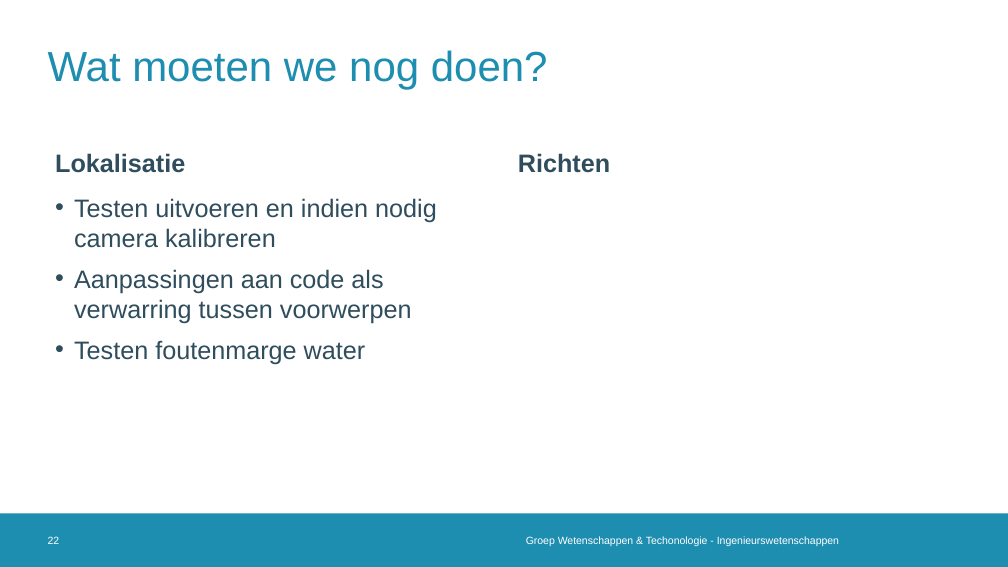
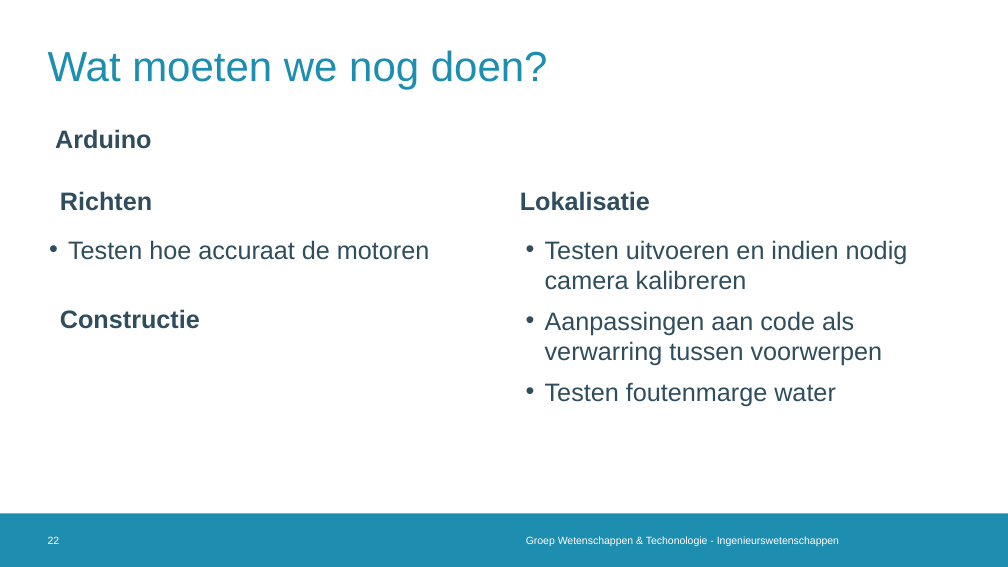
Before and after one commit to 2023-2022-KULAK-IW/2022_2023_Probleemoplossen_en_Ontwerpen_2, a slide deck: slide 22 of Tussentijdse Presentatie .pptx. Drawn at 1008x567 pixels with LibreOffice and Linux fonts; fonts in the diff are those of the drawing; background and template pictures are left out. Boxes give left, top, right and bottom in pixels: in the first picture for what was removed or moved away, otherwise in the second. Text is boxed around its words. In the diff, an @@ line names an element or a change of style, - is before the commit and + after.

Commit message:
aanpassing van mijn slides

```diff
--- a/Tussentijdse Presentatie .pptx
+++ b/Tussentijdse Presentatie .pptx
@@ text added at (x1=55, y1=129, x2=152, y2=149), 24 pt, text #2F4D5D, bold @@
+Arduino
@@ text "Richten" moved from (x1=518, y1=153, x2=610, y2=173) to (x1=60, y1=191, x2=152, y2=211) @@
@@ text "Lokalisatie" moved from (x1=55, y1=153, x2=185, y2=173) to (x1=520, y1=191, x2=650, y2=211) @@
@@ text "Testen uitvoeren en indien nodig ..." moved from (x1=74, y1=198, x2=437, y2=364) to (x1=545, y1=240, x2=908, y2=406) @@
@@ text added at (x1=68, y1=240, x2=429, y2=260), 24 pt, text #2F4D5D @@
+• Testen hoe accuraat de motoren
@@ text added at (x1=60, y1=309, x2=200, y2=329), 24 pt, text #2F4D5D, bold @@
+Constructie
```
Also in this commit, not shown: 2 other slides changed, 1 other file.
